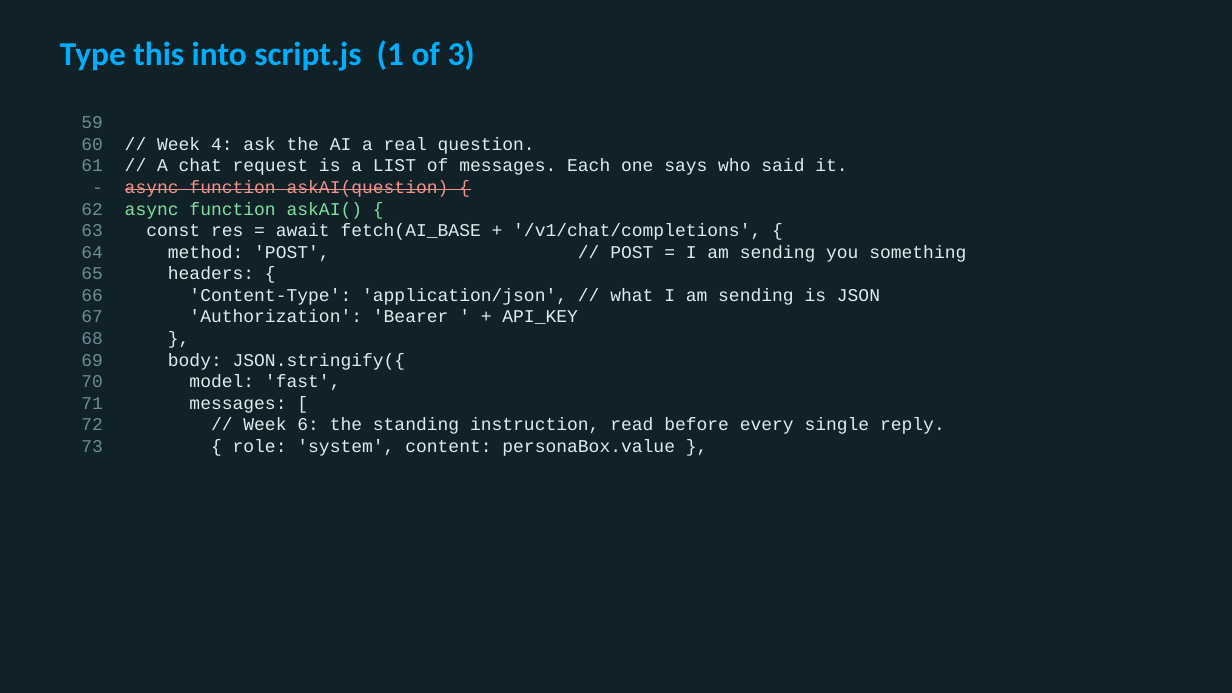
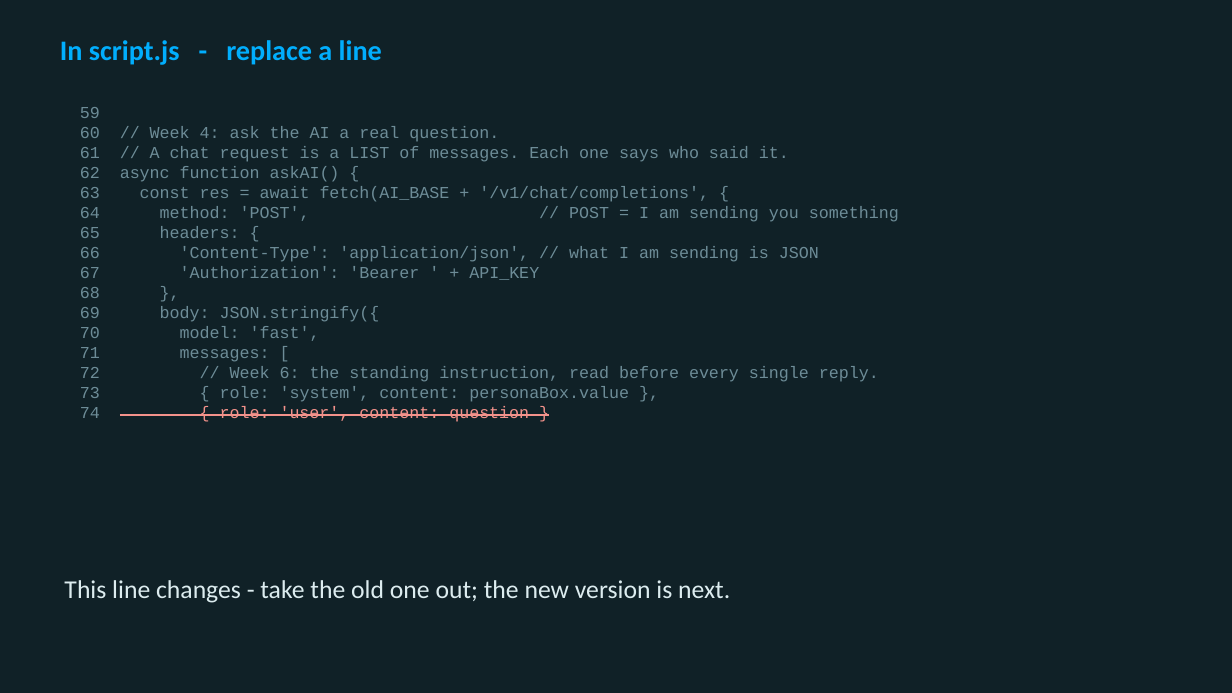
Before and after one commit to utgapps/utgapps.github.io, a slide deck: slide 31 of ai101/slides/week-07.pptx (slide 11 before the commit). Drawn at 1232x693 pixels with LibreOffice and Linux fonts; fonts in the diff are those of the drawing. Boxes give left, top, right and bottom in pixels: in the first picture for what was removed or moved away, otherwise in the second. Text is boxed around its words. In the diff, an @@ line names an element or a change of style, - is before the commit and + after.

```diff
--- a/ai101/slides/week-07.pptx
+++ b/ai101/slides/week-07.pptx
@@ text at (60,40,382,65): text changed; size 26 to 22 pt @@
-Type this into script.js (1 of 3)
+In script.js - replace a line
@@ text "59": place and size @@
-text "59" at (81,116,966,456)
+text "59" at (80,107,899,422)
@@ text at (80,107,899,402): size 14 to 13 pt; text colour #DCECEF to #6D8C97 in "// Week 4: ask the AI a ...", "// A chat request is a LIST ...", "const res = await fetch(AI_BASE + '/v1/chat/completions', ...", "method: 'POST', // POST = I am ..." and 9 more places; text colour #7FE0A0 to #6D8C97 in "async function askAI() {" @@
@@ text at (125,181,449,197): paragraph removed @@
-- async function askAI(question) {
@@ text at (220,406,529,422): paragraph added @@
+74 { role: 'user', content: question }
@@ text added at (64,580,730,603), 20 pt, text #DCECEF @@
+This line changes - take the old one out; the new version is next.
```
Also in this commit, not shown: 7 other slides changed, 70 slides added, 3 slides removed, 19 other files.
